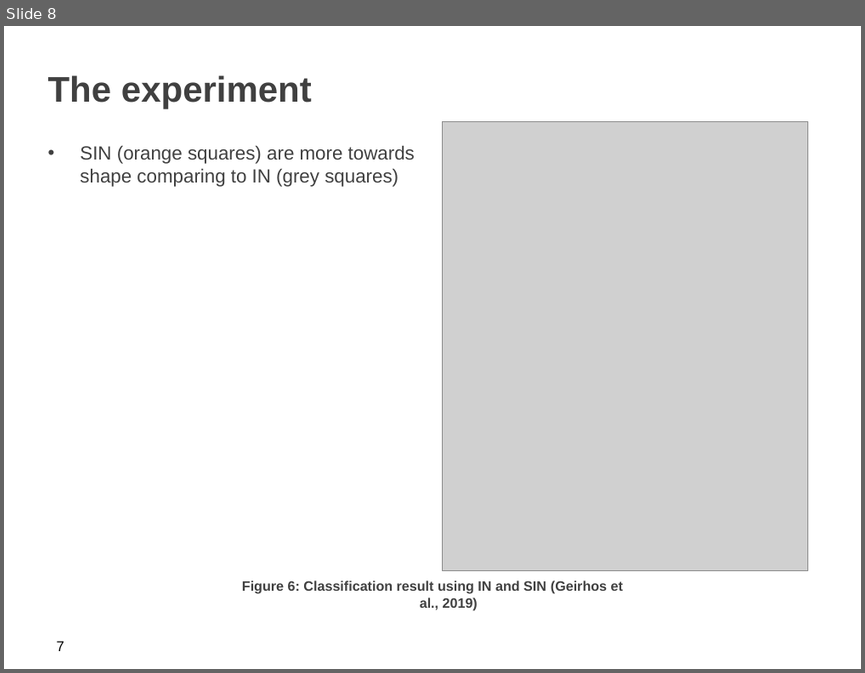
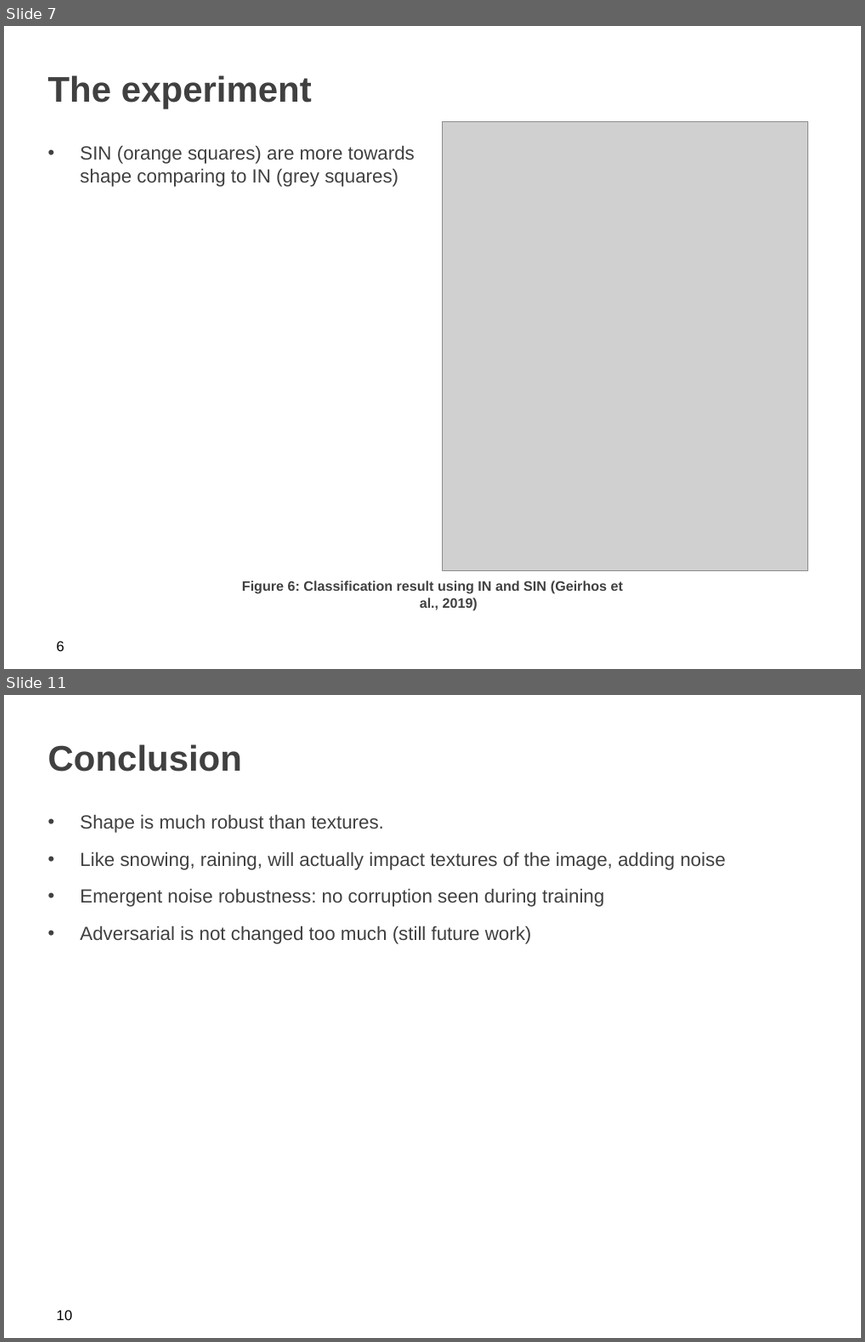
Before and after one commit to iamzifei/research, a slide deck: paper/ImageNet-trained CNNs are biased towards texture.pptx. Shown one above the other, each under a label of ours: slide 8 before the commit, slides 7 and 11 after it; the slides between them are not shown. The pictures are 865x673 and 865x1342 pixels, drawn with LibreOffice and Linux fonts; fonts in the diff are those of the drawing; grey boxes stand for pictures; background and template pictures are left out. Boxes give left, top, right and bottom in pixels: in the first picture for what was removed or moved away, otherwise in the second. Text is boxed around its words. In the diff, an @@ line names an element or a change of style, - is before the commit and + after.

```diff
--- a/paper/ImageNet-trained CNNs are biased towards texture.pptx
+++ b/paper/ImageNet-trained CNNs are biased towards texture.pptx
@@ slide 11 added at <box>4,695,861,1338</box>, background picture (left out) @@
@@ title added at <box>48,744,242,771</box>, 30 pt, text #404040, bold @@
+Conclusion
@@ text added at <box>80,814,725,944</box>, 16 pt, text #404040 @@
+• Shape is much robust than textures.
+• Like snowing, raining, will actually impact textures of the image, adding noise
+• Emergent noise robustness: no corruption seen during training
+• Adversarial is not changed too much (still future work)
@@ page number added at <box>57,1310,73,1320</box>, 12 pt, text #000000 @@
+10
@@ what was slide 8 is now slide 7 @@
@@ page number at <box>57,641,64,651</box>: text changed @@
-7
+6
```
Also in this commit, not shown: 2 slides changed, 3 other slides added, 1 other file.
